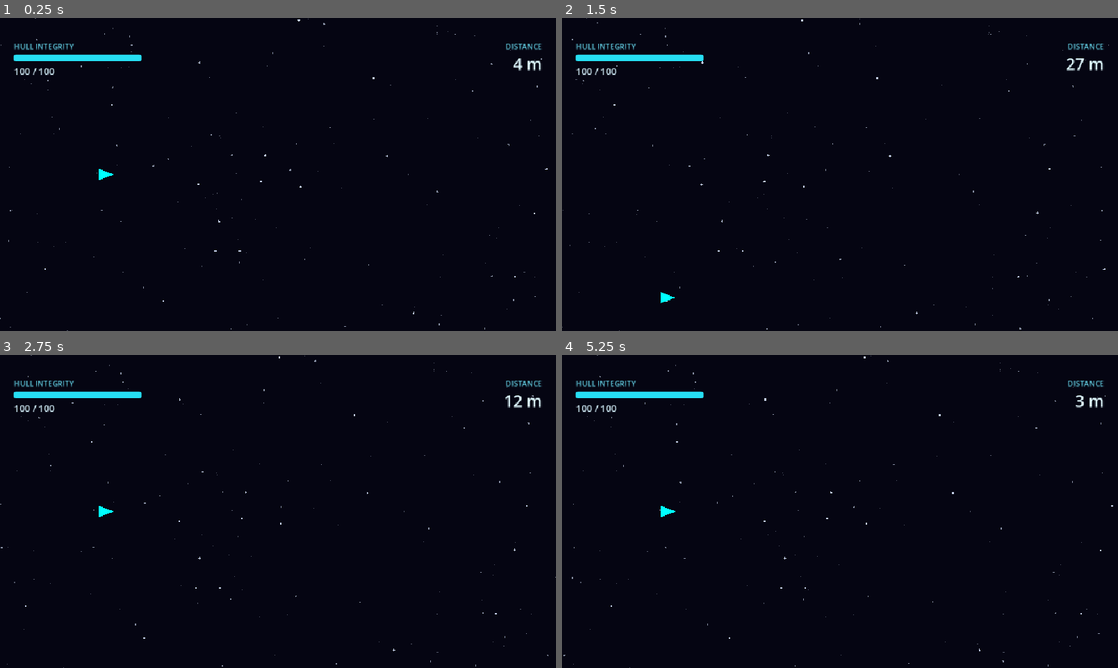
Above: before the commit, frames 1-4 (two rows, left to right).
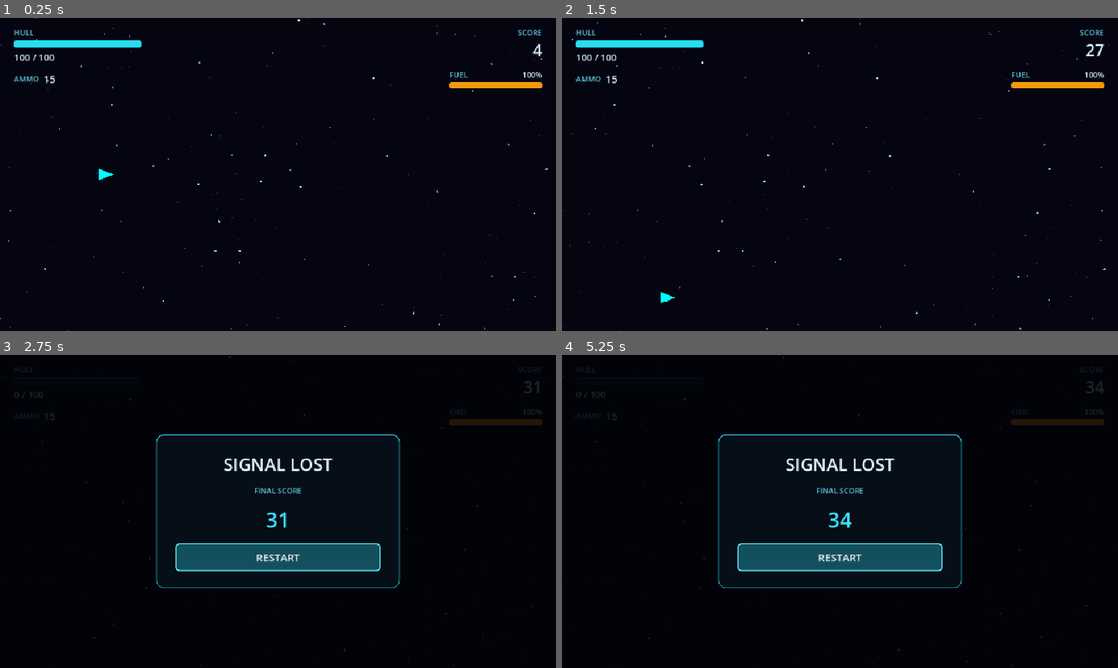
Above: after the commit, the same moments.

Repository: EzaanSaeed/OrbitBreaker
Game: Godot game, scene res://scenes/main.tscn
The game is run twice, just before and just after one commit, with the same random seed, the same clock (stepped at 60 frames per second) and the same inputs.
Inputs (mouse positions are in pixels of both pictures, inside the frame that each line leads up to):
- Up to frame 1 (0.25 s): no input
- Up to frame 2 (1.5 s): move the mouse to (962, 158) at 0.52 s; hold S (thrust_down) from 0.53 s (still down); tap I at 0.6, 1.35 s; click (962, 158) at 0.67 s; move the mouse to (728, 190) at 1.27 s; click (728, 190) at 1.42 s
- Up to frame 3 (2.75 s): release S (thrust_down) at 2 s; click (278, 558) at 2 s, where only the run before the commit has a clickable "RESTART"
- Up to frame 4 (5.25 s): click (840, 558) at 2.75 s, where only the run after the commit has a clickable "RESTART"; move the mouse to (895, 442) at 3.52 s; hold S (thrust_down) 3.53-5 s; tap I at 3.6, 4.35 s; click (895, 442) at 3.67 s; move the mouse to (812, 574) at 4.27 s; click (812, 574) at 4.42 s; click (840, 558) at 5 s, where only the run before the commit has a clickable "RESTART"

The runs differ from the first frame. In frame 1, 2.0% of the frame differs, in the area x 2-98%, y 3-23%; in frame 2, 2.0%; in frame 3, 6.1%; in frame 4, 6.1%, in the area x 0-100%, y 0-100%.
Error after the commit: Invalid assignment of property or key 'text' with value of type 'String' on a base object of type 'null instance'. (res://scripts/hud.gd:149)

Commit message:
feat(hud): add ammo/fuel bars, rename score, fix Space restart race

Diff:
--- a/scenes/hud.tscn
+++ b/scenes/hud.tscn
@@ -1,6 +1,8 @@
 [gd_scene format=3 uid="uid://cxbubvv5jamg"]
 
 [ext_resource type="Script" uid="uid://dy3c3d6egej31" path="res://scripts/hud.gd" id="1_hud"]
+
+; ── Shared StyleBoxes ─────────────────────────────────────────────────────────
 
 [sub_resource type="StyleBoxFlat" id="BarBackground"]
 bg_color = Color(0.035, 0.08, 0.12, 0.96)
@@ -69,6 +71,10 @@
 corner_radius_bottom_right = 6
 corner_radius_bottom_left = 6
 
+; ─────────────────────────────────────────────────────────────────────────────
+; Scene tree
+; ─────────────────────────────────────────────────────────────────────────────
+
 [node name="HUD" type="CanvasLayer" unique_id=585411686]
 layer = 10
 script = ExtResource("1_hud")
@@ -82,82 +88,158 @@
 grow_vertical = 2
 mouse_filter = 2
 
+; ── Top HUD area ──────────────────────────────────────────────────────────────
+;
+;  Row 1:  HULL [bar] 100/100              SCORE  0
+;  Row 2:  AMMO 15                    FUEL [bar] 100%
+;
+; ─────────────────────────────────────────────────────────────────────────────
+
 [node name="TopMargin" type="MarginContainer" parent="Layout" unique_id=715360454]
 layout_mode = 1
 anchors_preset = 10
 anchor_right = 1.0
-offset_bottom = 132.0
+offset_bottom = 150.0
 grow_horizontal = 2
 mouse_filter = 2
 theme_override_constants/margin_left = 24
-theme_override_constants/margin_top = 40
+theme_override_constants/margin_top = 16
 theme_override_constants/margin_right = 24
 theme_override_constants/margin_bottom = 12
 
-[node name="TopRow" type="HBoxContainer" parent="Layout/TopMargin" unique_id=326441130]
+[node name="TopRows" type="VBoxContainer" parent="Layout/TopMargin"]
+layout_mode = 2
+mouse_filter = 2
+theme_override_constants/separation = 10
+
+; ── Row 1: Health (left)  |  Score (right) ───────────────────────────────────
+
+[node name="Row1" type="HBoxContainer" parent="Layout/TopMargin/TopRows"]
 layout_mode = 2
 mouse_filter = 2
 theme_override_constants/separation = 24
 
-[node name="Health" type="VBoxContainer" parent="Layout/TopMargin/TopRow" unique_id=412761113]
+[node name="Health" type="VBoxContainer" parent="Layout/TopMargin/TopRows/Row1" unique_id=412761113]
 custom_minimum_size = Vector2(220, 0)
 layout_mode = 2
 mouse_filter = 2
 theme_override_constants/separation = 5
 
-[node name="Caption" type="Label" parent="Layout/TopMargin/TopRow/Health" unique_id=691102524]
-layout_mode = 2
-theme_override_colors/font_color = Color(0.38, 0.8, 0.88, 1)
-theme_override_font_sizes/font_size = 13
-text = "HULL INTEGRITY"
-
-[node name="HealthBar" type="ProgressBar" parent="Layout/TopMargin/TopRow/Health" unique_id=1268607257]
+[node name="Caption" type="Label" parent="Layout/TopMargin/TopRows/Row1/Health" unique_id=691102524]
+layout_mode = 2
+theme_override_colors/font_color = Color(0.38, 0.8, 0.88, 1)
+theme_override_font_sizes/font_size = 13
+text = "HULL"
+
+[node name="HealthBar" type="ProgressBar" parent="Layout/TopMargin/TopRows/Row1/Health" unique_id=1268607257]
 custom_minimum_size = Vector2(0, 12)
 layout_mode = 2
 mouse_filter = 2
 theme_override_styles/background = SubResource("BarBackground")
-theme_override_styles/fill = SubResource("BarFill")
-max_value = 1.0
+theme_override_styles/fill = SubResource("HealthBarFill")
+max_value = 100.0
+value = 100.0
 step = 0.0
 show_percentage = false
 
-[node name="HealthValue" type="Label" parent="Layout/TopMargin/TopRow/Health" unique_id=1984829112]
+[node name="HealthValue" type="Label" parent="Layout/TopMargin/TopRows/Row1/Health" unique_id=1984829112]
 layout_mode = 2
 theme_override_colors/font_color = Color(0.85, 0.96, 1, 1)
 theme_override_font_sizes/font_size = 16
 text = "-- / --"
 
-[node name="BoostIndicator" type="Label" parent="Layout/TopMargin/TopRow/Health"]
-visible = false
-layout_mode = 2
-mouse_filter = 2
-theme_override_colors/font_color = Color(1, 0.75, 0.2, 1)
-theme_override_font_sizes/font_size = 14
-text = "THRUST x1.5  |  5.0 s"
-
-[node name="Spacer" type="Control" parent="Layout/TopMargin/TopRow" unique_id=1076357721]
+[node name="Spacer" type="Control" parent="Layout/TopMargin/TopRows/Row1" unique_id=1076357721]
 layout_mode = 2
 size_flags_horizontal = 3
 mouse_filter = 2
 
-[node name="Score" type="VBoxContainer" parent="Layout/TopMargin/TopRow" unique_id=892356239]
+[node name="Score" type="VBoxContainer" parent="Layout/TopMargin/TopRows/Row1" unique_id=892356239]
 layout_mode = 2
 mouse_filter = 2
 theme_override_constants/separation = 2
 
-[node name="Caption" type="Label" parent="Layout/TopMargin/TopRow/Score" unique_id=2137505380]
-layout_mode = 2
-theme_override_colors/font_color = Color(0.38, 0.8, 0.88, 1)
-theme_override_font_sizes/font_size = 13
-text = "DISTANCE"
+[node name="Caption" type="Label" parent="Layout/TopMargin/TopRows/Row1/Score" unique_id=2137505380]
+layout_mode = 2
+theme_override_colors/font_color = Color(0.38, 0.8, 0.88, 1)
+theme_override_font_sizes/font_size = 13
+text = "SCORE"
 horizontal_alignment = 2
 
-[node name="ScoreValue" type="Label" parent="Layout/TopMargin/TopRow/Score" unique_id=816957168]
+[node name="ScoreValue" type="Label" parent="Layout/TopMargin/TopRows/Row1/Score" unique_id=816957168]
 layout_mode = 2
 theme_override_colors/font_color = Color(0.88, 0.98, 1, 1)
 theme_override_font_sizes/font_size = 28
-text = "0 m"
+text = "0"
 horizontal_alignment = 2
+
+; ── Row 2: Ammo (left)  |  Fuel (right) ──────────────────────────────────────
+
+[node name="Row2" type="HBoxContainer" parent="Layout/TopMargin/TopRows"]
+layout_mode = 2
+mouse_filter = 2
+theme_override_constants/separation = 24
+
+[node name="Ammo" type="HBoxContainer" parent="Layout/TopMargin/TopRows/Row2"]
+custom_minimum_size = Vector2(220, 0)
+layout_mode = 2
+mouse_filter = 2
+theme_override_constants/separation = 8
+
+[node name="AmmoCaption" type="Label" parent="Layout/TopMargin/TopRows/Row2/Ammo"]
+layout_mode = 2
+theme_override_colors/font_color = Color(0.38, 0.8, 0.88, 1)
+theme_override_font_sizes/font_size = 13
+text = "AMMO"
+vertical_alignment = 1
+
+[node name="AmmoValue" type="Label" parent="Layout/TopMargin/TopRows/Row2/Ammo"]
+layout_mode = 2
+theme_override_colors/font_color = Color(0.85, 0.96, 1, 1)
+theme_override_font_sizes/font_size = 18
+text = "15"
+vertical_alignment = 1
+
+[node name="Spacer2" type="Control" parent="Layout/TopMargin/TopRows/Row2"]
+layout_mode = 2
+size_flags_horizontal = 3
+mouse_filter = 2
+
+[node name="Fuel" type="VBoxContainer" parent="Layout/TopMargin/TopRows/Row2"]
+custom_minimum_size = Vector2(160, 0)
+layout_mode = 2
+mouse_filter = 2
+theme_override_constants/separation = 4
+
+[node name="FuelRow" type="HBoxContainer" parent="Layout/TopMargin/TopRows/Row2/Fuel"]
+layout_mode = 2
+mouse_filter = 2
+theme_override_constants/separation = 8
+
+[node name="FuelCaption" type="Label" parent="Layout/TopMargin/TopRows/Row2/Fuel/FuelRow"]
+layout_mode = 2
+size_flags_horizontal = 3
+theme_override_colors/font_color = Color(0.38, 0.8, 0.88, 1)
+theme_override_font_sizes/font_size = 13
+text = "FUEL"
+
+[node name="FuelValue" type="Label" parent="Layout/TopMargin/TopRows/Row2/Fuel/FuelRow"]
+layout_mode = 2
+theme_override_colors/font_color = Color(0.85, 0.96, 1, 1)
+theme_override_font_sizes/font_size = 13
+text = "100%"
+horizontal_alignment = 2
+
+[node name="FuelBar" type="ProgressBar" parent="Layout/TopMargin/TopRows/Row2/Fuel"]
+custom_minimum_size = Vector2(0, 10)
+layout_mode = 2
+mouse_filter = 2
+theme_override_styles/background = SubResource("BarBackground")
+max_value = 100.0
+value = 100.0
+step = 0.0
+show_percentage = false
+
+; ── Game-over panel (hidden until show_game_over()) ───────────────────────────
 
 [node name="GameOverPanel" type="Control" parent="Layout" unique_id=1024225056]
 visible = false
@@ -214,14 +296,14 @@
 layout_mode = 2
 theme_override_colors/font_color = Color(0.38, 0.8, 0.88, 1)
 theme_override_font_sizes/font_size = 13
-text = "FINAL DISTANCE"
+text = "FINAL SCORE"
 horizontal_alignment = 1
 
 [node name="FinalScore" type="Label" parent="Layout/GameOverPanel/Center/Card/Padding/Content" unique_id=528703514]
 layout_mode = 2
 theme_override_colors/font_color = Color(0.25, 0.9, 1, 1)
 theme_override_font_sizes/font_size = 36
-text = "0 m"
+text = "0"
 horizontal_alignment = 1
 
 [node name="RestartButton" type="Button" parent="Layout/GameOverPanel/Center/Card/Padding/Content" unique_id=1693941737]
--- a/scripts/hud.gd
+++ b/scripts/hud.gd
@@ -1,64 +1,121 @@
 class_name HUD
 extends CanvasLayer
-## Presentation only: distance, health, game-over panel, restart control.
-## Owner: Developer B. Source: Domain Model V3, §4.
+## Presentation only: health, score, ammo, fuel, game-over panel, restart.
+## Owner: Developer C. Source: HUD Contracts (Developer A, 2026-11-14).
 ##
-## Does NOT calculate score, health or physics. GameController calls the
-## methods below and listens for restart_requested.
+## GameController pushes all values by calling the methods below, once at the
+## start of every run and then whenever something changes.
 ##
+## The HUD never reads the Player directly and never calculates any resource
+## value (no score, ammo, fuel or health maths live here).
 
 signal restart_requested
 
-@onready var _health_bar: ProgressBar = $Layout/TopMargin/TopRow/Health/HealthBar
-@onready var _health_value: Label = $Layout/TopMargin/TopRow/Health/HealthValue
-@onready var _score_value: Label = $Layout/TopMargin/TopRow/Score/ScoreValue
+# ── Top-bar references ───────────────────────────────────────────────────────
+@onready var _health_bar: ProgressBar  = $Layout/TopMargin/TopRows/Row1/Health/HealthBar
+@onready var _health_value: Label      = $Layout/TopMargin/TopRows/Row1/Health/HealthValue
+@onready var _score_value: Label       = $Layout/TopMargin/TopRows/Row1/Score/ScoreValue
+@onready var _ammo_value: Label        = $Layout/TopMargin/TopRows/Row2/Ammo/AmmoValue
+@onready var _fuel_bar: ProgressBar    = $Layout/TopMargin/TopRows/Row2/Fuel/FuelBar
+@onready var _fuel_value: Label        = $Layout/TopMargin/TopRows/Row2/Fuel/FuelValue
+
+# ── Game-over references ─────────────────────────────────────────────────────
 @onready var _game_over: Control = $Layout/GameOverPanel
 @onready var _final_score: Label = $Layout/GameOverPanel/Center/Card/Padding/Content/FinalScore
-@onready var _restart: Button = $Layout/GameOverPanel/Center/Card/Padding/Content/RestartButton
-@onready var _boost_indicator: Label = $Layout/TopMargin/TopRow/Health/BoostIndicator
-var _player: Spaceship
+@onready var _restart: Button    = $Layout/GameOverPanel/Center/Card/Padding/Content/RestartButton
+
+# ── Internal state ────────────────────────────────────────────────────────────
 var _health_tween: Tween
 var _health_initialized: bool = false
+var _restart_lockout: float   = 0.0
+
+## Seconds after show_game_over() during which the Restart button is disabled.
+## Prevents Space (the shoot key) held at the moment of death from instantly
+## dismissing the game-over screen.
+const RESTART_LOCKOUT_DURATION: float = 0.5
+
+# Runtime StyleBox overrides — created in _build_dynamic_styles().
+var _health_fill_normal: StyleBoxFlat
+var _health_fill_crit: StyleBoxFlat
+var _fuel_fill_normal: StyleBoxFlat
+var _fuel_fill_low: StyleBoxFlat
+
 
 func _ready() -> void:
 	_restart.pressed.connect(func(): restart_requested.emit())
 	_game_over.hide()
+	set_process(false)
+	_build_dynamic_styles()
+	# Sensible defaults; GameController overwrites these on its first push.
 	update_score(0)
-	# Main connects health_changed in its _ready(), after Player's initial emit.
-	# Read the existing Player state once; subsequent updates use that signal.
-	var controller := get_parent() as GameController
-	if controller != null and controller.player != null:
-		_player = controller.player
-		update_health(controller.player.health, controller.player.max_health)
-	_update_boost_indicator()
+	update_ammo(15)
+	update_fuel(100.0, 100.0)
+	update_health(100, 100)
 
 
-func _process(_delta: float) -> void:
-	_update_boost_indicator()
+# ── Style construction ────────────────────────────────────────────────────────
+
+func _build_dynamic_styles() -> void:
+	# Health bar — cyan (normal) / red (critical: ≤ 25 % of max)
+	_health_fill_normal = StyleBoxFlat.new()
+	_health_fill_normal.bg_color = Color(0.15, 0.87, 0.95, 1.0)
+	_health_fill_normal.corner_radius_top_left    = 3
+	_health_fill_normal.corner_radius_top_right   = 3
+	_health_fill_normal.corner_radius_bottom_right = 3
+	_health_fill_normal.corner_radius_bottom_left  = 3
+
+	_health_fill_crit = StyleBoxFlat.new()
+	_health_fill_crit.bg_color = Color(0.90, 0.15, 0.10, 1.0)
+	_health_fill_crit.corner_radius_top_left    = 3
+	_health_fill_crit.corner_radius_top_right   = 3
+	_health_fill_crit.corner_radius_bottom_right = 3
+	_health_fill_crit.corner_radius_bottom_left  = 3
+
+	_health_bar.add_theme_stylebox_override("fill", _health_fill_normal)
+
+	# Fuel bar — amber (normal) / red (low: ≤ 25 % of max)
+	_fuel_fill_normal = StyleBoxFlat.new()
+	_fuel_fill_normal.bg_color = Color(0.95, 0.60, 0.05, 1.0)
+	_fuel_fill_normal.corner_radius_top_left    = 3
+	_fuel_fill_normal.corner_radius_top_right   = 3
+	_fuel_fill_normal.corner_radius_bottom_right = 3
+	_fuel_fill_normal.corner_radius_bottom_left  = 3
+
+	_fuel_fill_low = StyleBoxFlat.new()
+	_fuel_fill_low.bg_color = Color(0.95, 0.20, 0.10, 1.0)
+	_fuel_fill_low.corner_radius_top_left    = 3
+	_fuel_fill_low.corner_radius_top_right   = 3
+	_fuel_fill_low.corner_radius_bottom_right = 3
+	_fuel_fill_low.corner_radius_bottom_left  = 3
+
+	_fuel_bar.add_theme_stylebox_override("fill", _fuel_fill_normal)
 
 
-func _update_boost_indicator() -> void:
-	var active := is_instance_valid(_player) and _player.is_alive \
-		and _player.thrust_multiplier > 1.0 and _player.boost_time_remaining > 0.0
-	_boost_indicator.visible = active
-	if active:
-		var text := "THRUST x%.1f  |  %.1f s" % [
-			_player.thrust_multiplier, ceilf(_player.boost_time_remaining * 10.0) / 10.0]
-		if _boost_indicator.text != text:
-			_boost_indicator.text = text
+# ── Per-frame update (only active during restart lockout) ─────────────────────
+
+func _process(delta: float) -> void:
+	_restart_lockout = maxf(0.0, _restart_lockout - delta)
+	if _restart_lockout == 0.0:
+		_restart.disabled = false
+		set_process(false)
 
 
+# ── Public API — called exclusively by GameController ────────────────────────
+
+## Rename: was "DISTANCE … m". Now plain integer score (distance + kills).
 func update_score(score: int) -> void:
 	assert(score >= 0)
-	_score_value.text = "%d m" % score
+	_score_value.text = "%d" % score
 
 
+## Unchanged contract from V3.
 func update_health(current: int, maximum: int) -> void:
 	assert(maximum > 0 and current >= 0 and current <= maximum)
 	if _health_tween != null:
 		_health_tween.kill()
 	_health_bar.max_value = maximum
 	_health_value.text = "%d / %d" % [current, maximum]
+	# Instant on first call; animated on subsequent calls.
 	if not _health_initialized:
 		_health_bar.value = current
 		_health_initialized = true
@@ -66,11 +123,45 @@
 		_health_tween = create_tween()
 		_health_tween.tween_property(_health_bar, "value", float(current), 0.2) \
 			.set_trans(Tween.TRANS_QUAD).set_ease(Tween.EASE_OUT)
+	# Switch bar colour at ≤ 25 % health.
+	var is_crit: bool = current <= maximum / 4
+	_health_bar.add_theme_stylebox_override(
+		"fill", _health_fill_crit if is_crit else _health_fill_normal)
 
 
+## New. Ammo has no maximum; show 0 clearly in red.
+func update_ammo(current: int) -> void:
+	assert(current >= 0)
+	_ammo_value.text = "%d" % current
+	_ammo_value.add_theme_color_override(
+		"font_color",
+		Color(1.0, 0.25, 0.25, 1.0) if current == 0 else Color(0.85, 0.96, 1.0, 1.0))
+
+
+## New. Fuel range 0–maximum (typically 0–100). Called frequently while
+## W/S is held, so keep this path allocation-free.
+func update_fuel(current: float, maximum: float) -> void:
+	assert(maximum > 0.0 and current >= 0.0 and current <= maximum + 0.001)
+	var clamped: float = clampf(current, 0.0, maximum)
+	_fuel_bar.max_value = maximum
+	_fuel_bar.value = clamped
+	var pct: int = int(round(clamped / maximum * 100.0))
+	_fuel_value.text = "%d%%" % pct
+	var is_low: bool = clamped / maximum <= 0.25
+	_fuel_bar.add_theme_stylebox_override(
+		"fill", _fuel_fill_low if is_low else _fuel_fill_normal)
+	_fuel_value.add_theme_color_override(
+		"font_color",
+		Color(1.0, 0.25, 0.25, 1.0) if is_low else Color(0.85, 0.96, 1.0, 1.0))
+
+
+## Unchanged contract from V3, except score is now the combined total.
 func show_game_over(score: int) -> void:
 	assert(score >= 0)
-	_final_score.text = "%d m" % score
+	_final_score.text = "%d" % score
 	_game_over.show()
-	_boost_indicator.hide()
-	_restart.grab_focus()
+	# Lock out the Restart button briefly so a Space press held at the moment
+	# of death (Space is now the shoot key) cannot instantly skip the screen.
+	_restart.disabled = true
+	_restart_lockout = RESTART_LOCKOUT_DURATION
+	set_process(true)
--- a/tests/player_polish_test.gd
+++ b/tests/player_polish_test.gd
@@ -1,6 +1,13 @@
 extends SceneTree
 ## Godot --headless --path . --fixed-fps 60 --script res://tests/player_polish_test.gd
 ## Real Main scene, production spawners and Area2D physics; no production overrides saved.
+##
+## Updated by Developer C (HUD redesign):
+##   - Node paths updated to match the new two-row HUD layout.
+##   - "FINAL SCORE" / plain-integer format replaces the old "%d m" format.
+##   - BoostIndicator checks removed (countdown widget deleted per HUD contracts).
+##     ThrusterBooster will refuel the ship once Developer A lands fuel mechanics;
+##     those tests live in a future fuel-integration test.
 
 var main: GameController
 var hits: Array[int] = []
@@ -18,13 +25,16 @@
 		await process_frame
 
 func _health_text() -> String:
-	return main.hud.get_node("Layout/TopMargin/TopRow/Health/HealthValue").text
+	return main.hud.get_node("Layout/TopMargin/TopRows/Row1/Health/HealthValue").text
 
 func _bar() -> ProgressBar:
-	return main.hud.get_node("Layout/TopMargin/TopRow/Health/HealthBar")
+	return main.hud.get_node("Layout/TopMargin/TopRows/Row1/Health/HealthBar")
 
-func _boost() -> Label:
-	return main.hud.get_node("Layout/TopMargin/TopRow/Health/BoostIndicator")
+func _ammo_text() -> String:
+	return main.hud.get_node("Layout/TopMargin/TopRows/Row2/Ammo/AmmoValue").text
+
+func _fuel_bar() -> ProgressBar:
+	return main.hud.get_node("Layout/TopMargin/TopRows/Row2/Fuel/FuelBar")
 
 func _contact(area: Area2D) -> void:
 	assert(area is Asteroid)
@@ -46,7 +56,8 @@
 	main = load("res://scenes/main.tscn").instantiate()
 	root.add_child(main)
 	current_scene = main
-	assert(_bar().value == 100 and not _boost().visible)
+	# Health bar should start full; no boost-countdown label exists any more.
+	assert(_bar().value == 100)
 	main.player.area_entered.connect(_contact)
 	main.player.player_died.connect(func(): deaths += 1)
 	# Automated vertical steering; Main's normal spawn, scrolling and gravity run.
@@ -69,12 +80,13 @@
 	assert(main.player._damage_flash_remaining == 0 and main.player._pickup_pulse_remaining == 0)
 	assert(main.game_state == GameController.GameState.GAME_OVER)
 	assert(main.hud.get_node("Layout/GameOverPanel").visible)
-	assert(main.hud.get_node("Layout/GameOverPanel/Center/Card/Padding/Content/FinalScore").text == "%d m" % main.get_display_score())
+	# Score is now a plain integer (no "m" suffix, no "DISTANCE" label).
+	assert(main.hud.get_node("Layout/GameOverPanel/Center/Card/Padding/Content/FinalScore").text == "%d" % main.get_display_score())
 	main.hud.get_node("Layout/GameOverPanel/Center/Card/Padding/Content/RestartButton").pressed.emit()
 	await scene_changed
 	main = current_scene as GameController
 	assert(_bar().value == 100 and _health_text() == "100 / 100")
-	assert(not _boost().visible and not main.hud.get_node("Layout/GameOverPanel").visible)
+	assert(not main.hud.get_node("Layout/GameOverPanel").visible)
 	assert(main.player._damage_flash_remaining == 0 and main.player._pickup_pulse_remaining == 0)
 	print("PASS actual Main: four naturally spawned hits, flash trigger, HP text, animated bar, death and restart")
 
@@ -123,50 +135,26 @@
 	await _frames(20)
 	assert(_bar().value == 90 and player.health == 90)
 
+	# ThrusterBooster pickup — verify orange pulse fires; fuel/speed effects
+	# are tested separately once Developer A lands the fuel system.
 	var boost = load("res://scenes/thruster_booster.tscn").instantiate()
 	boost.position = player.position
 	main.world.add_child(boost)
 	await _frames()
 	assert(boost.is_collected and not boost.visible and not boost.monitorable)
-	assert(player.thrust_multiplier == 1.5 and player.boost_time_remaining == 5.0)
 	assert(player._pickup_pulse_remaining > 0 and player._pickup_pulse_color.r == 1.0)
-	assert(_boost().visible and "5.0 s" in _boost().text)
-	player.apply_thrust(1.0)
-	player.update_movement(0.1)
-	assert(is_equal_approx(player.vertical_velocity, 90.0))
-	await _frames(1)
-	assert("4.9 s" in _boost().text)
-	player.area_entered.emit(boost)
-	assert(is_equal_approx(player.boost_time_remaining, 4.9))
-	player.apply_thrust(0)
-	player.vertical_velocity = 0
-	player.update_movement(4.9)
-	await _frames(1)
-	assert(player.thrust_multiplier == 1 and not _boost().visible)
-	# A fresh pickup refreshes, rather than stacks, the boost.
-	for i in 2:
-		var refresh = load("res://scenes/thruster_booster.tscn").instantiate()
-		refresh.position = player.position
-		main.world.add_child(refresh)
-		await _frames()
-		assert(player.thrust_multiplier == 1.5 and player.boost_time_remaining == 5.0)
-		player.update_movement(1.0)
-	await _frames(1)
-	assert(_boost().visible and "4.0 s" in _boost().text)
-	player.set_physics_process(true)
-	await _frames(250)
-	player.set_physics_process(false)
-	assert(player.thrust_multiplier == 1.0 and player.boost_time_remaining == 0.0)
-	assert(not _boost().visible)
-	print("PASS rapid health animation; orange pickup pulse; boost countdown, expiry and refresh")
+	player.area_entered.emit(boost)  # second emit must be ignored
+	player.validate_state()
+	print("PASS rapid health animation; orange pickup pulse on ThrusterBooster")
+
 	player.apply_thrust_boost(1.5, 5.0)
 	var planet := main.world.spawn_planet()
 	assert(planet != null)
 	planet.position = player.position
 	await _frames(20)
 	assert(not player.is_alive and player.health == 0 and _bar().value == 0)
-	assert(not _boost().visible and player._pickup_pulse_remaining == 0)
+	assert(player._pickup_pulse_remaining == 0)
 	main.queue_free()
 	await process_frame
-	print("PASS planet instant death clears boost/visuals; all Player polish tests")
+	print("PASS planet instant death clears visuals; all Player polish tests")
 	quit()
Not shown: 1 places in scenes/hud.tscn that only renumber resources
